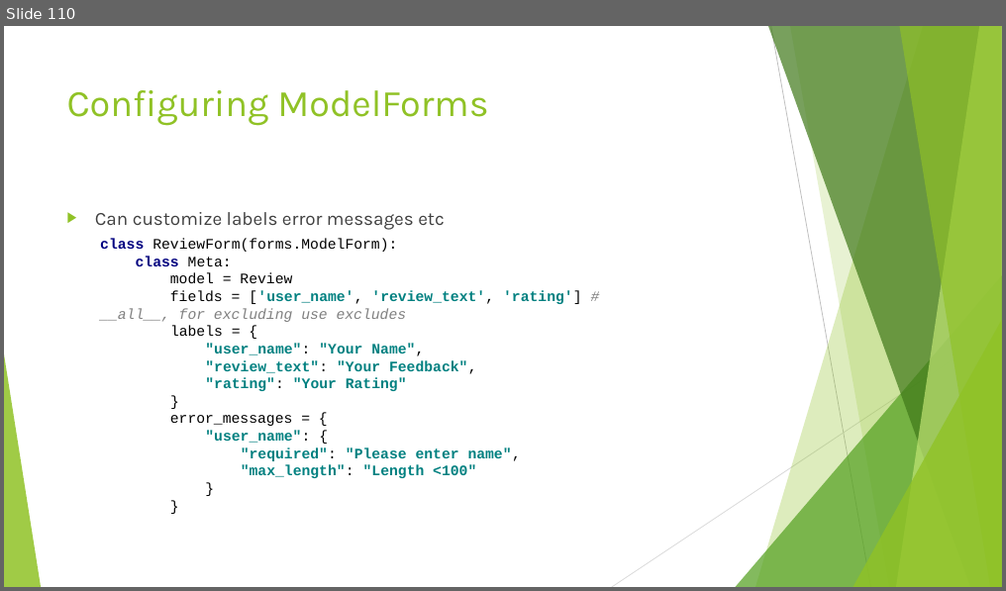
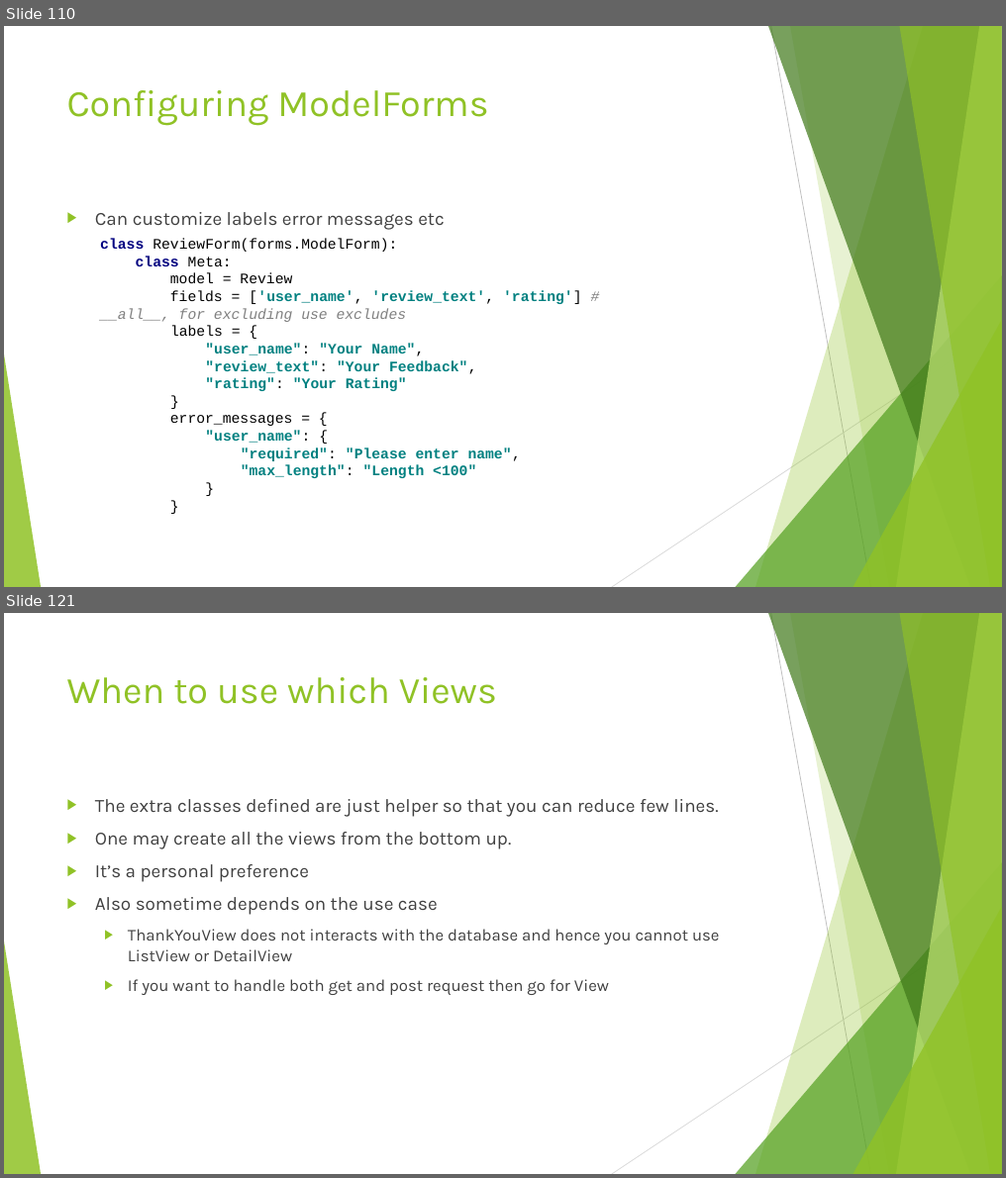
Before and after one commit to edyoda/PD-281220-Session-Code, a slide deck: Django EdYoda.pptx. Shown one above the other, each under a label of ours: slide 110 before the commit, slides 110 and 121 after it; the slides between them are not shown. The pictures are 1006x591 and 1006x1178 pixels, drawn with LibreOffice and Linux fonts; fonts in the diff are those of the drawing. Boxes give left, top, right and bottom in pixels: in the first picture for what was removed or moved away, otherwise in the second. Text is boxed around its words. In the diff, an @@ line names an element or a change of style, - is before the commit and + after.

Commit message:
Class based views

```diff
--- a/Django EdYoda.pptx
+++ b/Django EdYoda.pptx
@@ slide 121 added at box(4, 613, 1002, 1174), background #FFFFFF; not listed: 10 template elements that a slide beside it also shows @@
@@ title added at box(67, 677, 497, 704), 36 pt, text #90C226 @@
+When to use which Views
@@ text added at box(95, 799, 720, 995), 18 pt, text #404040 @@
+▶ The extra classes defined are just helper so that you can reduce few lines.
+▶ One may create all the views from the bottom up.
+▶ It’s a personal preference
+▶ Also sometime depends on the use case
+  ▶ ThankYouView does not interacts with the database and hence you cannot use ListView or DetailView
+  ▶ If you want to handle both get and post request then go for View
```
Also in this commit, not shown: 8 slides changed, 12 other slides added, 23 other files.
